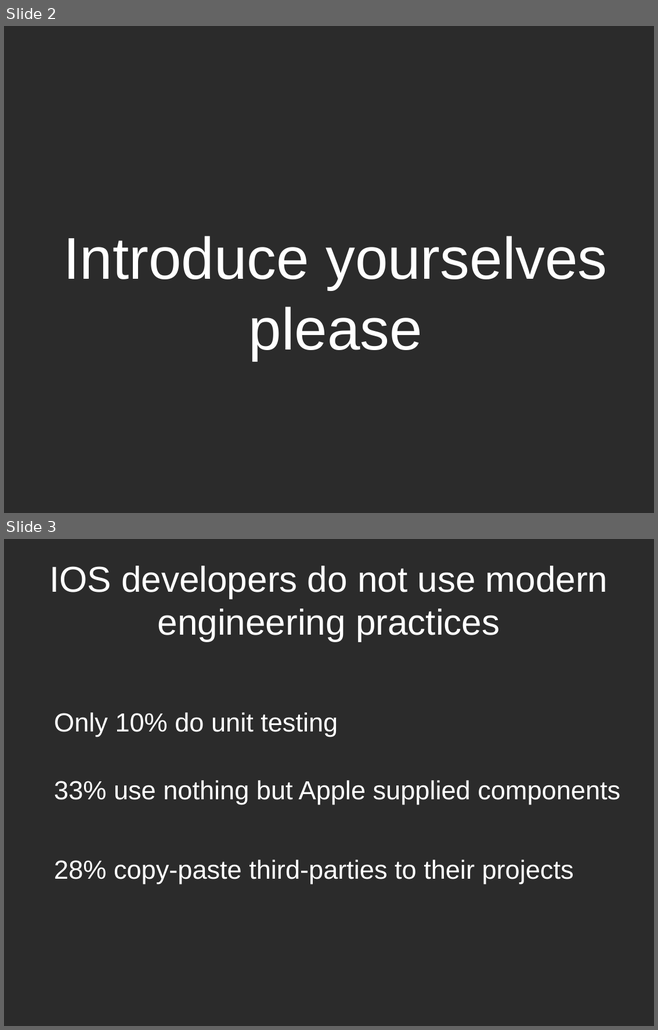
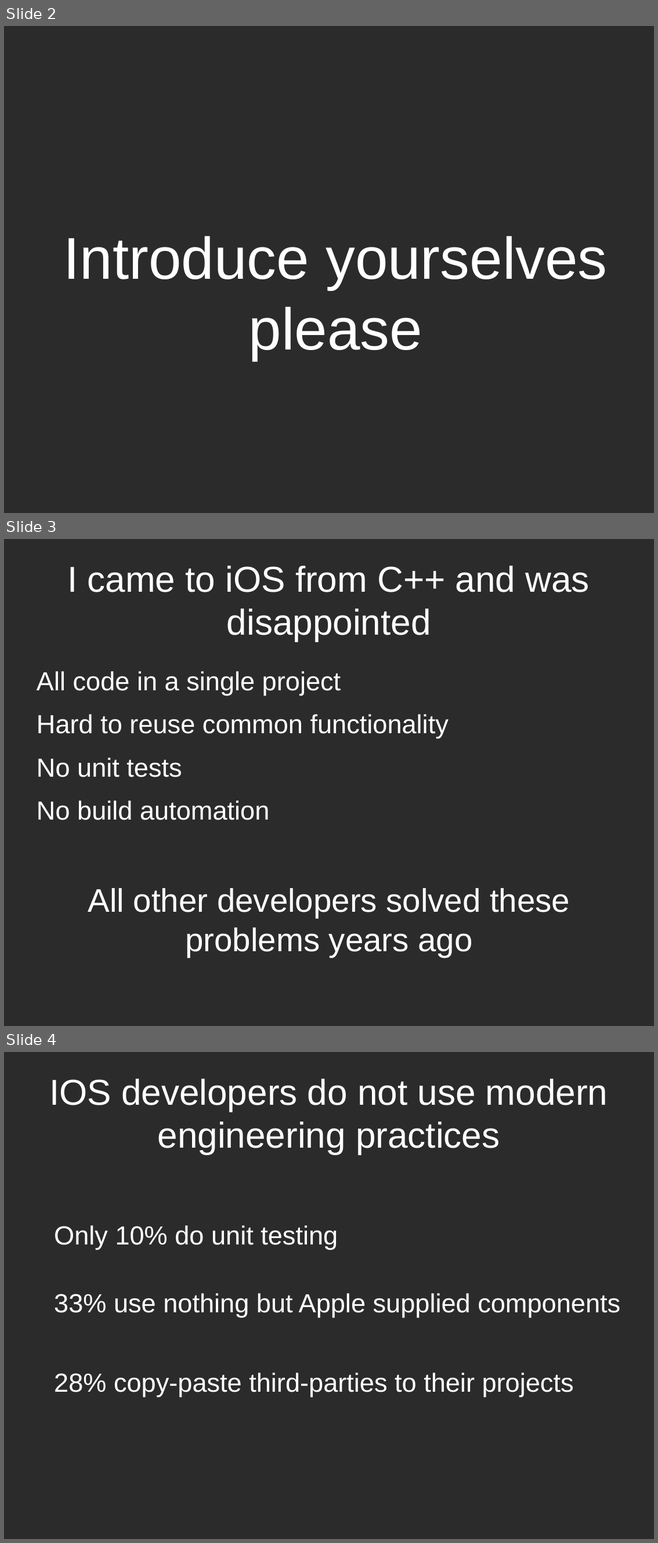
Before and after one commit to dodikk/iContinuousIntegration-slides, a slide deck: ciPresentation.odp. Shown one above the other, each under a label of ours: slides 2 and 3 before the commit, slides 2, 3 and 4 after it. The pictures are 658x1030 and 658x1543 pixels, drawn with LibreOffice and Linux fonts; fonts in the diff are those of the drawing; background and template pictures are left out; a plain dark background stands for a picture behind light text. Boxes give left, top, right and bottom in pixels: in the first picture for what was removed or moved away, otherwise in the second. Text is boxed around its words. In the diff, an @@ line names an element or a change of style, - is before the commit and + after.

```diff
--- a/ciPresentation.odp
+++ b/ciPresentation.odp
@@ slide 3 added at <box>4,539,654,1026</box>, background picture (left out) @@
@@ title added at <box>67,566,589,642</box>, 44 pt, text #FFFFFF @@
+I came to iOS from C++ and was disappointed
@@ text added at <box>36,671,570,957</box>, 32 pt, text #FFFFFF @@
+All code in a single project
+Hard to reuse common functionality
+No unit tests
+No build automation
+All other developers solved these problems years ago
@@ what was slide 3 is now slide 4 @@
```
Also in this commit, not shown: 22 other slides added, 1 slide removed, 1 other file.
